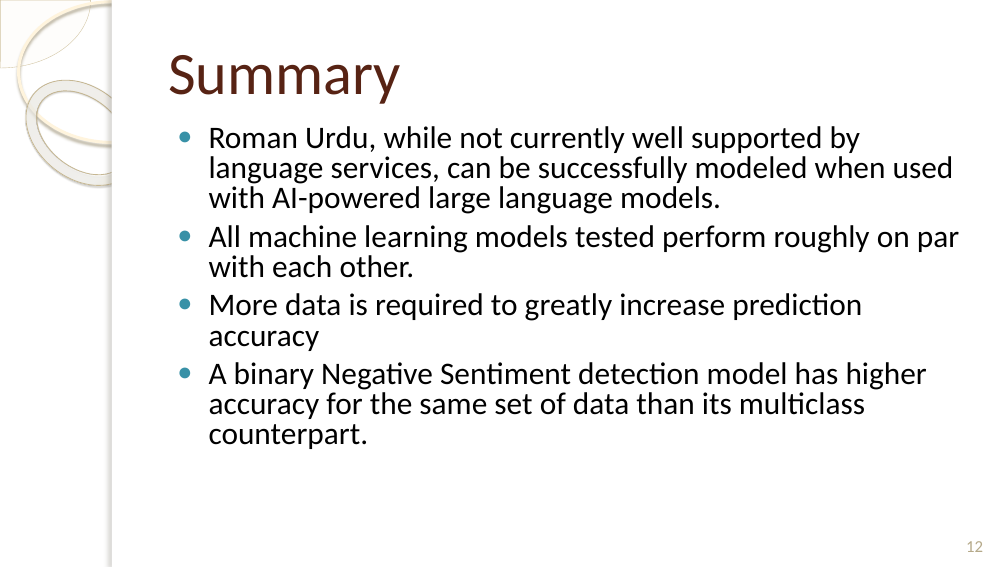
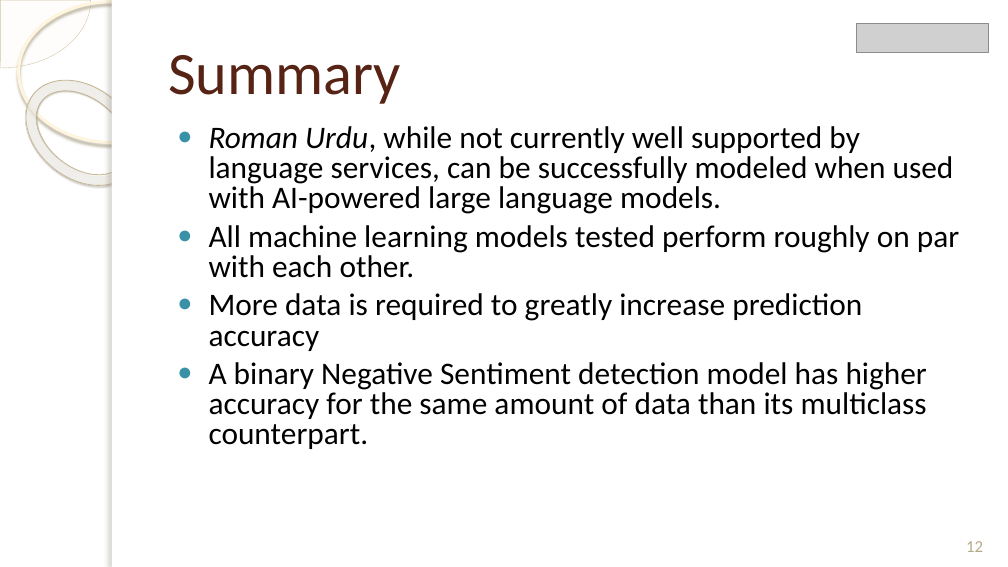
Before and after one commit to JosephGirsch/portfolio, a slide deck: slide 12 of assets/Roman Urdu Sentiment Identification.pptx. Drawn at 1008x567 pixels with LibreOffice and Linux fonts; fonts in the diff are those of the drawing; grey boxes stand for pictures; background and template pictures are left out. Boxes give left, top, right and bottom in pixels: in the first picture for what was removed or moved away, otherwise in the second. Text is boxed around its words. In the diff, an @@ line names an element or a change of style, - is before the commit and + after.

Commit message:
Update ppt and github link to Roman Urdu

```diff
--- a/assets/Roman Urdu Sentiment Identification.pptx
+++ b/assets/Roman Urdu Sentiment Identification.pptx
@@ picture added at (x1=857, y1=23, x2=989, y2=53) @@
@@ text at (x1=209, y1=126, x2=954, y2=214): italic on in "Roman Urdu," @@
@@ text at (x1=209, y1=362, x2=927, y2=449): text changed @@
-● A binary Negative Sentiment detection model has higher accuracy for the same set of data than its multiclass counterpart.
+● A binary Negative Sentiment detection model has higher accuracy for the same amount of data than its multiclass counterpart.
```
Also in this commit, not shown: 14 other slides changed, 1 other file.
